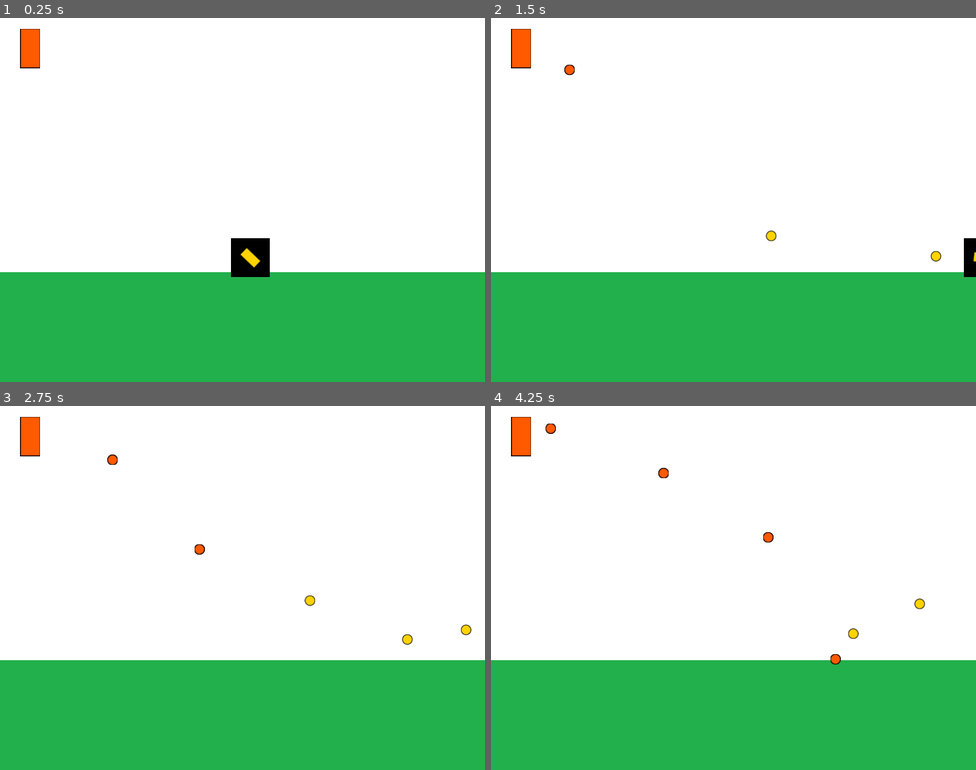
Above: before the commit, frames 1-4 (two rows, left to right).
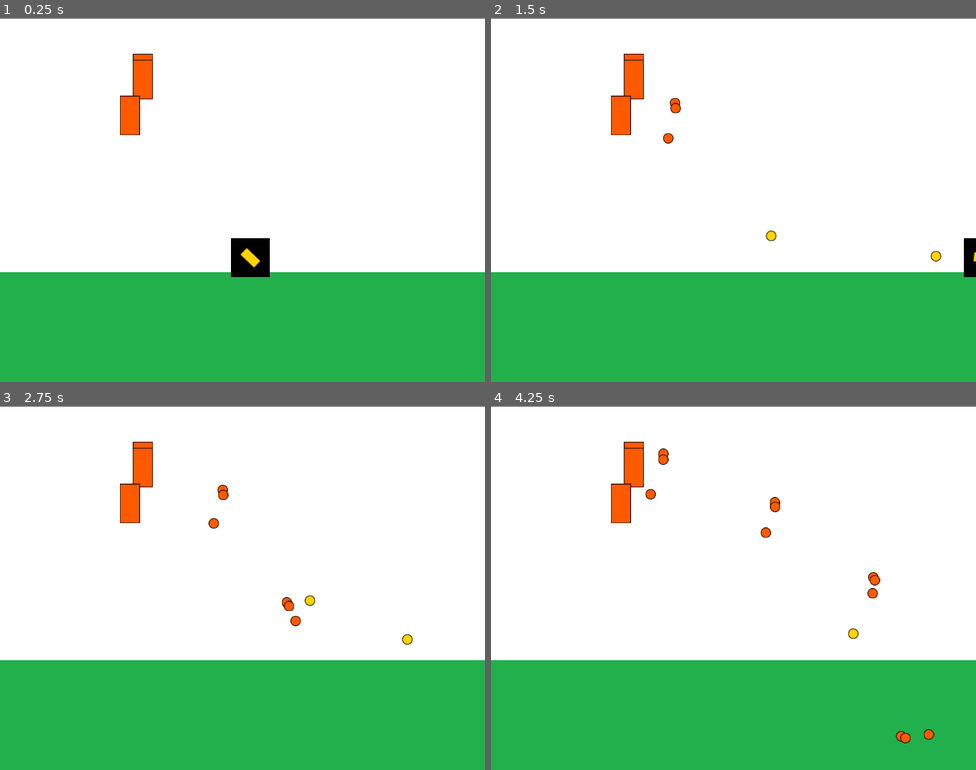
Above: after the commit, the same moments.

Repository: amuroBosetti/entregas-ipv-bosetti-mauro
Game: Godot game, scene res://Main.tscn
The game is run twice, just before and just after one commit, with the same random seed, the same clock (stepped at 60 frames per second) and the same inputs.
Inputs (mouse positions are in pixels of both pictures, inside the frame that each line leads up to):
- Up to frame 1 (0.25 s): no input
- Up to frame 2 (1.5 s): tap Enter at 0.5 s; move the mouse to (840, 181) at 0.52 s; hold D (move_right) 0.53-1.28 s; click (840, 181) at 0.6 s; move the mouse to (636, 218) at 1.27 s; hold A (move_left) from 1.28 s (still down); click (636, 218) at 1.35 s
- Up to frame 3 (2.75 s): move the mouse to (291, 507) at 2.02 s; release A (move_left) at 2.03 s; hold D (move_right) from 2.03 s (still down); click (291, 507) at 2.1 s
- Up to frame 4 (4.25 s): move the mouse to (709, 660) at 2.77 s; click (709, 660) at 2.85 s; move the mouse to (879, 642) at 3.52 s; release D (move_right) at 3.53 s; hold A (move_left) from 3.53 s (still down); click (879, 642) at 3.6 s

The runs differ from the first frame. In frame 1, 1.6% of the frame differs, in the area x 0-100%, y 0-33%; in frame 2, 1.8%; in frame 3, 2.0%; in frame 4, 2.3%, in the area x 0-100%, y 0-93%.

Commit message:
:rocket: Termina desafio 2 extra

Diff:
--- a/entrega-2-bosetti-mauro/begin/Main.gd
+++ b/entrega-2-bosetti-mauro/begin/Main.gd
@@ -2,14 +2,20 @@
 
 export (PackedScene) var turret_scene
 
+var X_LIMIT : int = 780
+var Y_LIMIT : int = 580
+
 func _ready():
+	randomize()
 	var turret_list : Array = \
 		[turret_scene.instance(), turret_scene.instance(), turret_scene.instance()]
 	for turret in turret_list:
-		turret.spawn(self, $Player, turret_spawn_position())
+		turret.spawn(self, $Player, turret_spawn_position(), X_LIMIT, Y_LIMIT)
 
-	$Player.set_projectile_container(self)
+	$Player.set_values(self, X_LIMIT, Y_LIMIT)
 
 func turret_spawn_position() -> Vector2:
-	#Aca generar vector
-	return Vector2(50, 50)
+	var safety_limit : int = 50
+	var x : float = rand_range(0 + safety_limit, X_LIMIT - safety_limit)
+	var y : float = rand_range(0 + safety_limit, (Y_LIMIT - $Player.position.y))
+	return Vector2(x, y)
--- a/entrega-2-bosetti-mauro/begin/Main.tscn
+++ b/entrega-2-bosetti-mauro/begin/Main.tscn
@@ -13,6 +13,8 @@
 [node name="Background" type="TextureRect" parent="."]
 anchor_right = 1.0
 anchor_bottom = 1.0
+margin_top = 1.0
+margin_bottom = 1.0
 texture = ExtResource( 2 )
 expand = true
 
--- a/entrega-2-bosetti-mauro/begin/entities/AbstractProjectile.gd
+++ b/entrega-2-bosetti-mauro/begin/entities/AbstractProjectile.gd
@@ -7,16 +7,22 @@
 
 # Este vector tiene que estar normalizado
 var direction : Vector2
+var x_bound : int
+var y_bound : int
 
 func _physics_process(delta):
 	position += direction * speed * delta
+	if(position.x > x_bound || position.y > y_bound):
+		emit_signal("delete_requested", self)
 
 func _ready():
 	set_physics_process(false)
 
-func set_starting_values(starting_position : Vector2, direction : Vector2):
+func set_starting_values(starting_position : Vector2, direction : Vector2, x_bound : int, y_bound : int):
 	global_position = starting_position
 	self.direction = direction
+	self.x_bound = x_bound
+	self.y_bound = y_bound
 	$Timer.start()
 	set_physics_process(true)
 
--- a/entrega-2-bosetti-mauro/begin/entities/enemies/Turret.gd
+++ b/entrega-2-bosetti-mauro/begin/entities/enemies/Turret.gd
@@ -6,12 +6,16 @@
 
 var projectile_container : Node
 var player
+var x_limit : int
+var y_limit : int
 
-func spawn(container, player, spawn_position):
+func spawn(container, player, spawn_position, x_limit, y_limit):
 	self.player = player
 	self.projectile_container = container
+	position = spawn_position
+	self.x_limit = x_limit
+	self.y_limit = y_limit
 	container.add_child(self)
-	position = spawn_position
 	$Timer.start()
 
 func _on_Timer_timeout():
@@ -21,7 +25,9 @@
 	var projectile = projectile_scene.instance()
 	projectile_container.add_child(projectile)
 	projectile.set_starting_values(fire_position.global_position,
-		(player.global_position - fire_position.global_position).normalized()
+		(player.global_position - fire_position.global_position).normalized(),
+		x_limit,
+		y_limit
 	)
 	projectile.connect("delete_requested", self, "on_projectile_delete_requested")
 
--- a/entrega-2-bosetti-mauro/begin/entities/player/Cannon.gd
+++ b/entrega-2-bosetti-mauro/begin/entities/player/Cannon.gd
@@ -5,13 +5,17 @@
 export (PackedScene) var projectile_scene : PackedScene
 
 var projectile_container : Node
+var x_limit : int
+var y_limit : int
 
 func fire():
 	var projectile_instance : Projectile = projectile_scene.instance()
 	projectile_container.add_child(projectile_instance)
 	projectile_instance.set_starting_values(
 		fire_position.global_position,
-		(fire_position.global_position - global_position).normalized()
+		(fire_position.global_position - global_position).normalized(),
+		x_limit,
+		y_limit
 	)
 	projectile_instance.connect("delete_requested", self, "_on_projectile_delete_requested")
 
--- a/entrega-2-bosetti-mauro/begin/entities/player/Player.gd
+++ b/entrega-2-bosetti-mauro/begin/entities/player/Player.gd
@@ -14,8 +14,10 @@
 # parent que necesitamos que tenga el projectile. Esto es recomendable unicamente
 # cuando queremos que el projectile o lo que sea tenga una matriz de transformacion
 # distinta a los elementos que tiene alrededor
-func set_projectile_container(container:Node):
+func set_values(container:Node, x_limit : int, y_limit : int):
 	cannon.projectile_container = container
+	cannon.x_limit = x_limit
+	cannon.y_limit = y_limit
 	projectile_container = container
 
 func _physics_process(delta):
